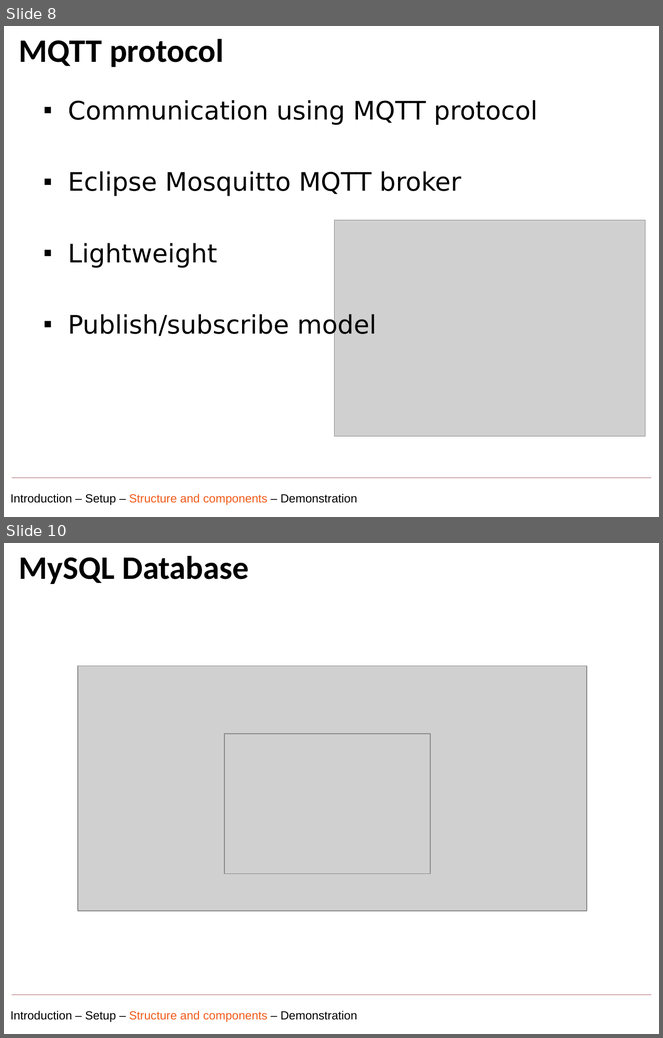
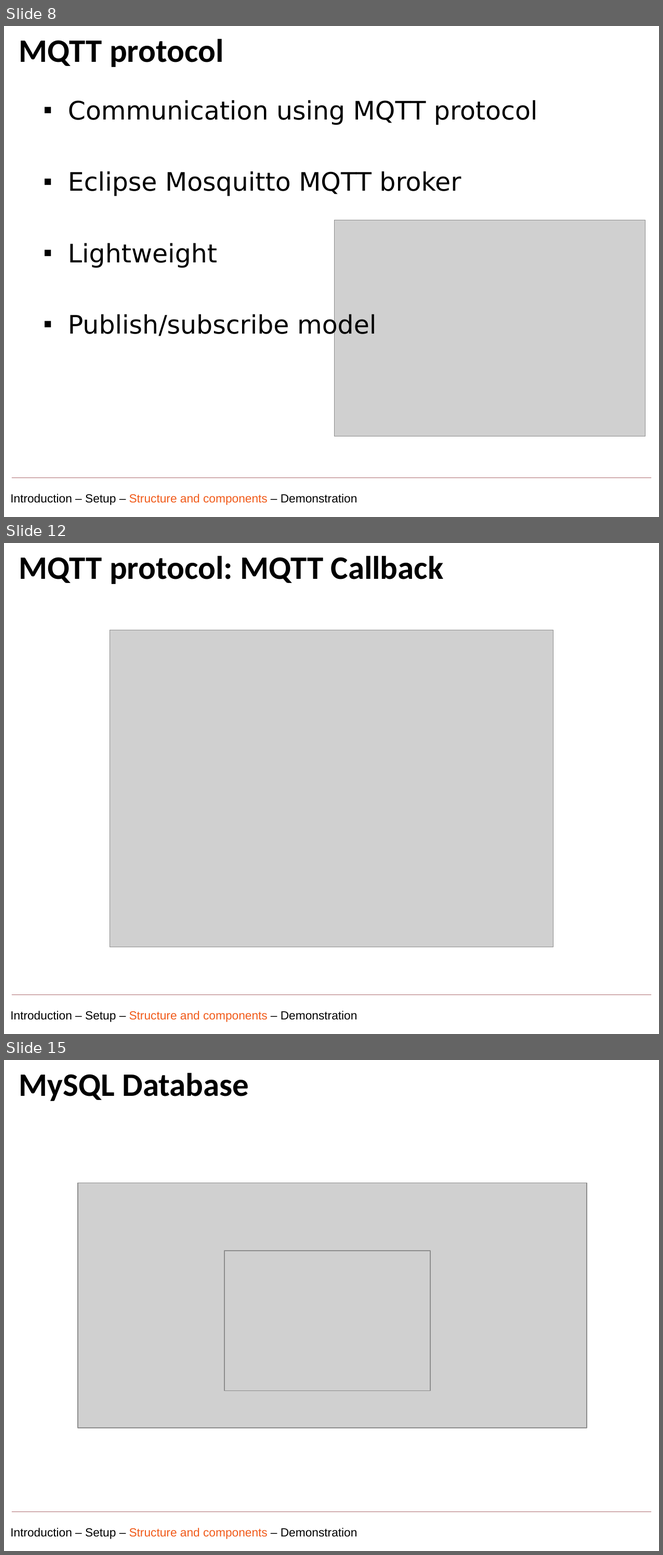
Before and after one commit to BrechtAchten/NETRF, a slide deck: Presentatie-project-IoT-using-MQTT.pptx. Shown one above the other, each under a label of ours: slides 8 and 10 before the commit, slides 8, 12 and 15 after it; the slides between them are not shown. The pictures are 663x1038 and 663x1555 pixels, drawn with LibreOffice and Linux fonts; fonts in the diff are those of the drawing; grey boxes stand for pictures; background and template pictures are left out. Boxes give left, top, right and bottom in pixels: in the first picture for what was removed or moved away, otherwise in the second. Text is boxed around its words. In the diff, an @@ line names an element or a change of style, - is before the commit and + after.

```diff
--- a/Presentatie-project-IoT-using-MQTT.pptx
+++ b/Presentatie-project-IoT-using-MQTT.pptx
@@ slide 12 added at (4,543,659,1034), background #FFFFFF; not listed: 1 template element that a slide beside it also shows @@
@@ title added at (19,555,444,584), 36 pt, text #000000, bold @@
+MQTT protocol: MQTT Callback
@@ picture added at (110,630,553,947) @@
@@ text added at (10,1011,358,1022), 13 pt, text #000000 @@
+Introduction – Setup – Structure and components – Demonstration
@@ what was slide 10 is now slide 15 @@
```
Also in this commit, not shown: 3 slides changed, 5 other slides added, 4 other files.
